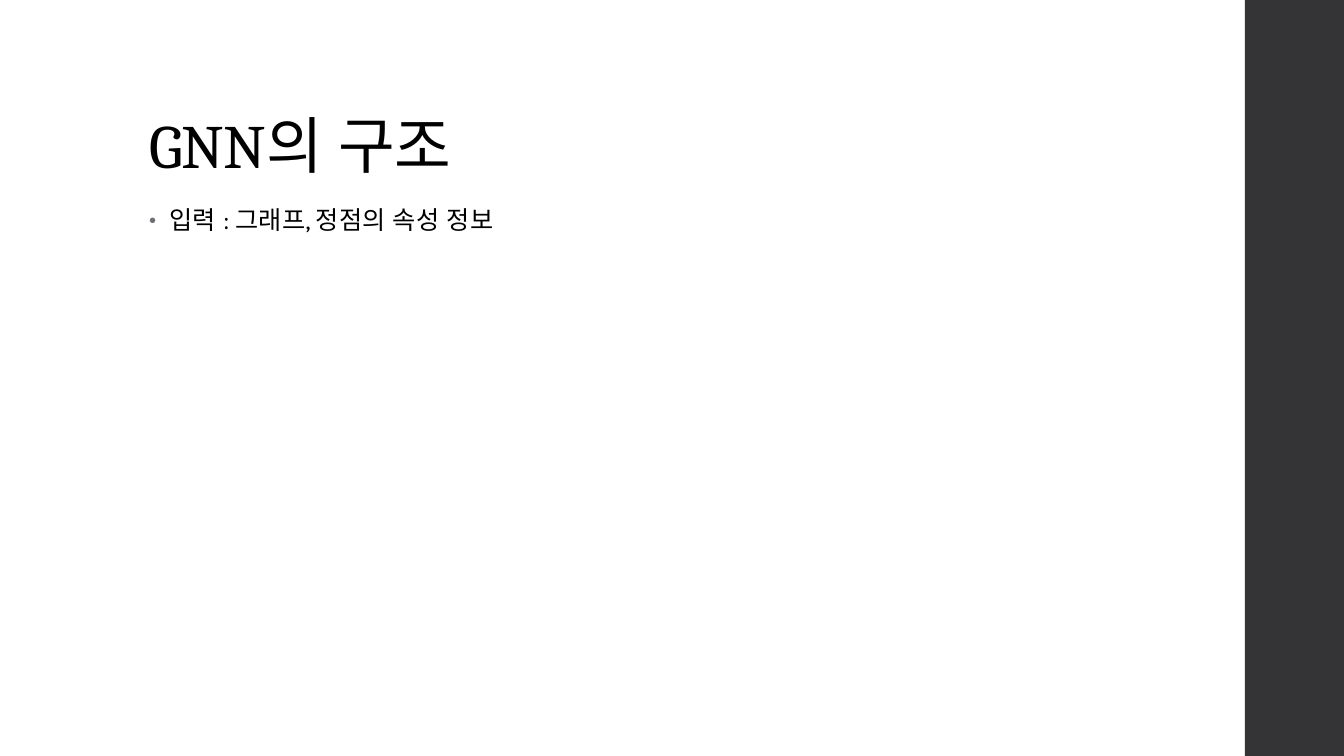
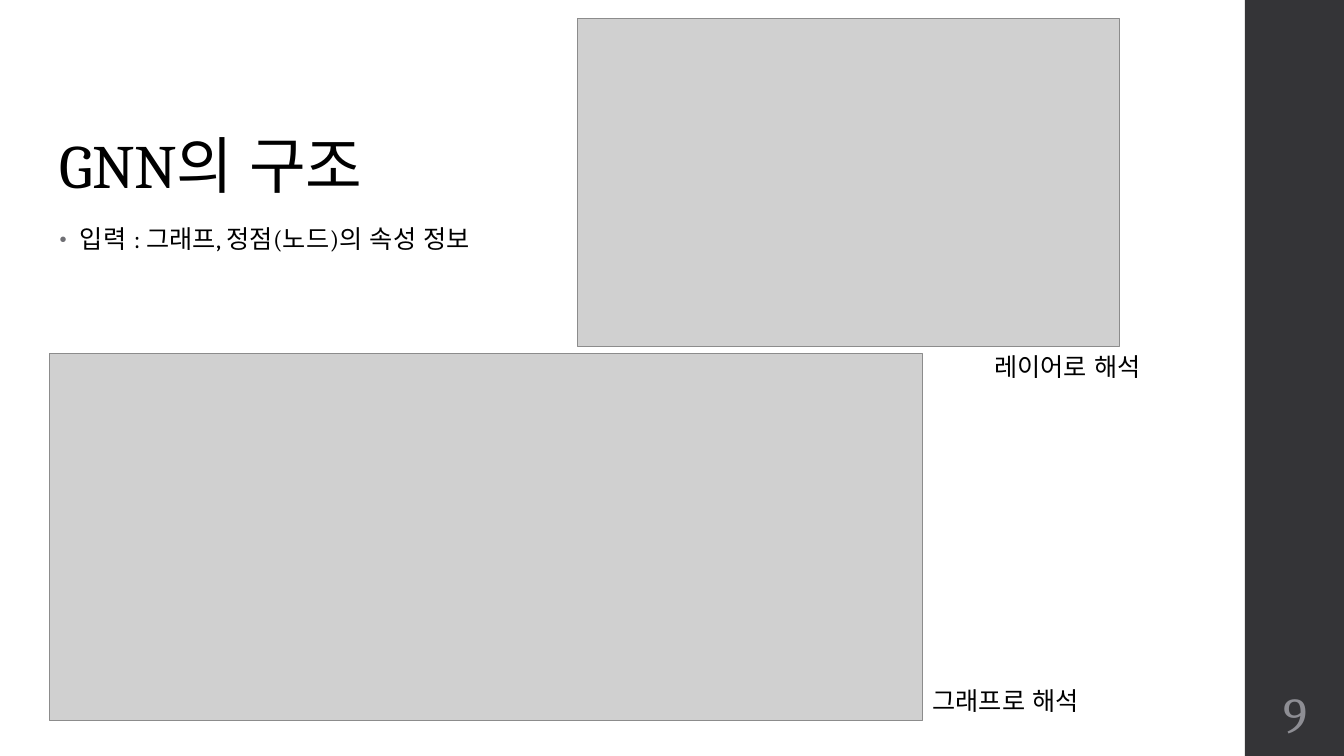
Before and after one commit to team-fairy/JunCheol, a slide deck: slide 9 of Presentation_resource/GNN.pptm (slide 6 before the commit). Drawn at 1344x756 pixels with LibreOffice and Linux fonts; fonts in the diff are those of the drawing; grey boxes stand for pictures. Boxes give left, top, right and bottom in pixels: in the first picture for what was removed or moved away, otherwise in the second. Text is boxed around its words. In the diff, an @@ line names an element or a change of style, - is before the commit and + after.

```diff
--- a/Presentation_resource/GNN.pptm
+++ b/Presentation_resource/GNN.pptm
@@ picture added at box(578, 18, 1120, 346) @@
@@ title "GNN의 구조": place and size @@
-title "GNN의 구조" at box(149, 117, 452, 173)
+title "GNN의 구조" at box(60, 137, 363, 193)
@@ text at box(80, 227, 470, 252): text changed @@
-• 입력 : 그래프, 정점의 속성 정보
+• 입력 : 그래프, 정점(노드)의 속성 정보
@@ picture added at box(49, 354, 923, 721) @@
@@ text added at box(994, 355, 1140, 378), 18 pt, text #000000 @@
+레이어로 해석
@@ text added at box(933, 689, 1078, 712), 18 pt, text #000000 @@
+그래프로 해석
@@ page number added at box(1283, 699, 1307, 733), 36 pt, text #8E8E94 @@
+9
```
Also in this commit, not shown: 5 other slides changed, 13 slides added, 5 slides removed.
